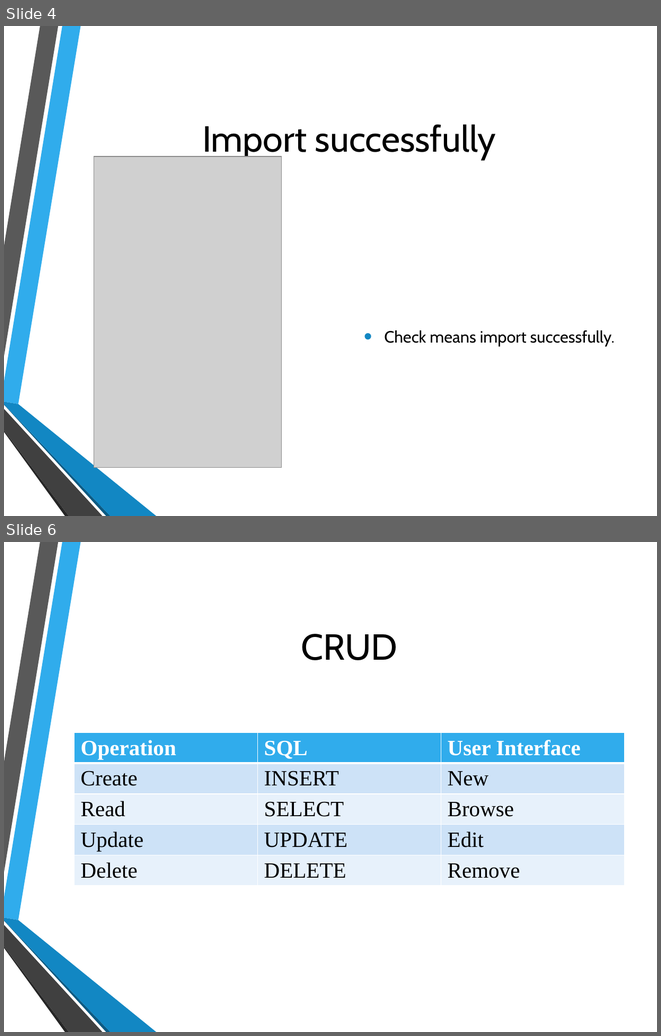
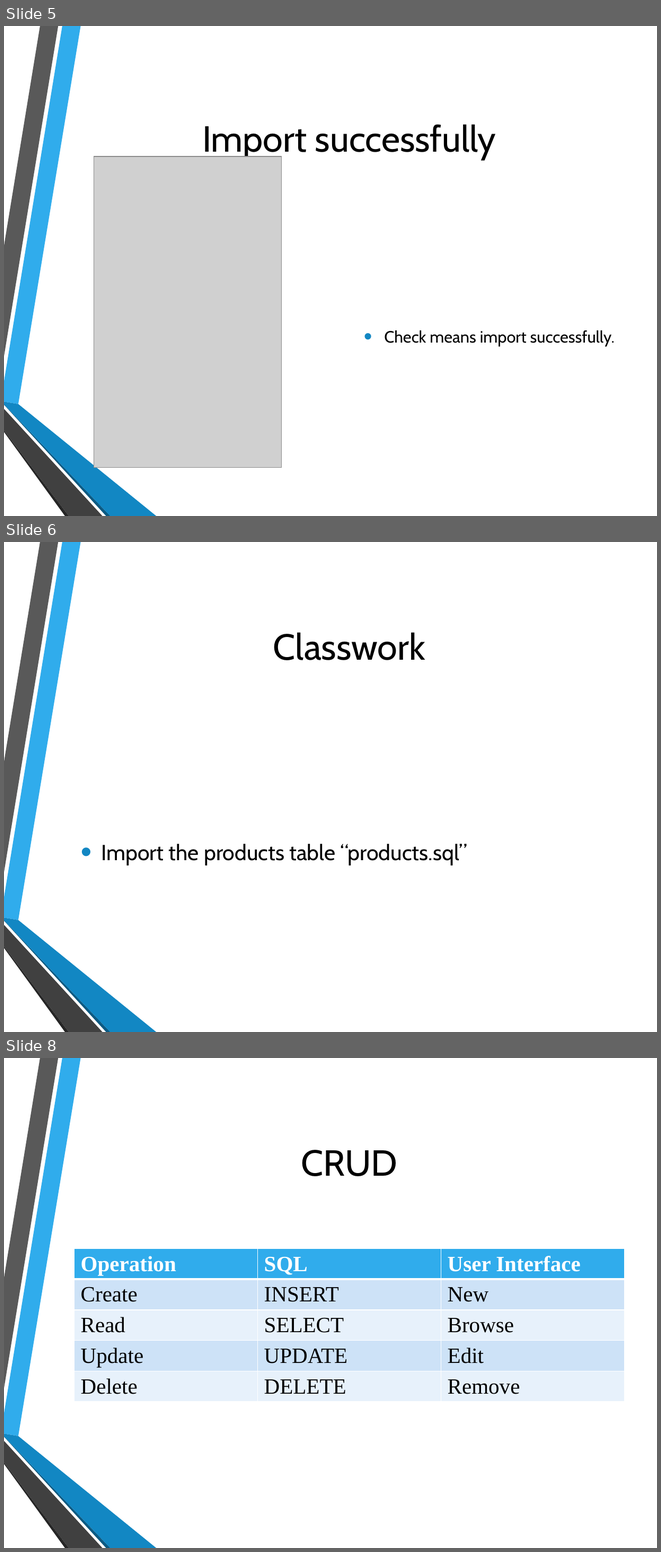
Before and after one commit to hatted/fevaworks-php, a slide deck: php-fw9/SMS.pptx. Shown one above the other, each under a label of ours: slides 4 and 6 before the commit, slides 5, 6 and 8 after it; the slides between them are not shown. The pictures are 661x1036 and 661x1552 pixels, drawn with LibreOffice and Linux fonts; fonts in the diff are those of the drawing; grey boxes stand for pictures; background and template pictures are left out. Boxes give left, top, right and bottom in pixels: in the first picture for what was removed or moved away, otherwise in the second. Text is boxed around its words. In the diff, an @@ line names an element or a change of style, - is before the commit and + after.

```diff
--- a/php-fw9/SMS.pptx
+++ b/php-fw9/SMS.pptx
@@ slide 6 added at (x1=4, y1=542, x2=657, y2=1032), background picture (left out); not listed: 6 template elements that a slide beside it also shows @@
@@ title added at (x1=273, y1=632, x2=425, y2=660), 40 pt, text #000000 @@
+Classwork
@@ text added at (x1=101, y1=844, x2=467, y2=865), 24 pt, text #000000 @@
+• Import the products table “products.sql”
@@ what was slide 4 is now slide 5 @@
@@ what was slide 6 is now slide 8 @@
```
Also in this commit, not shown: 4 slides changed, 7 other slides added, 34 other files.
